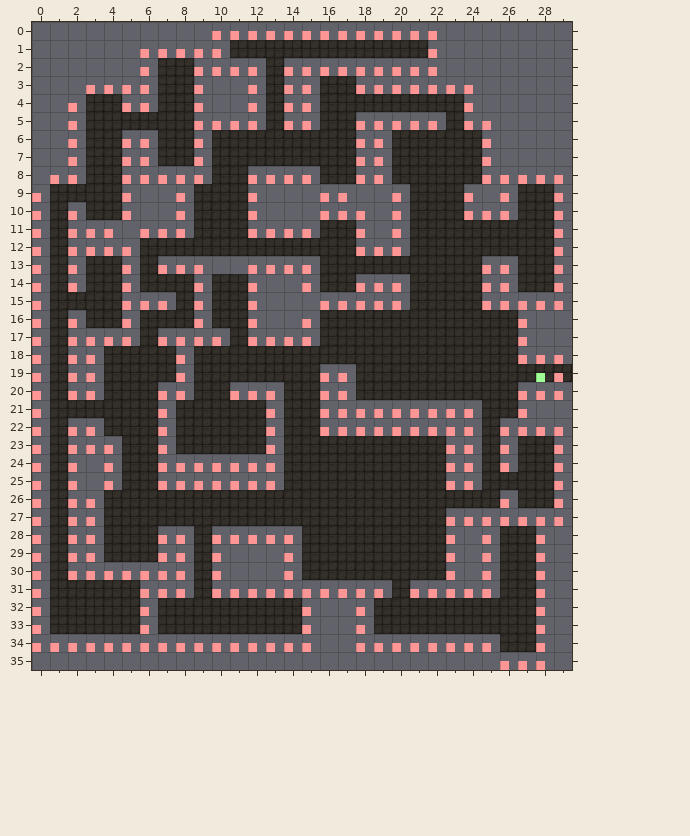
Level history. Tiled map: Output/Assets/Maps/mapDungeon.tmx. The first picture shows the starting point.
Cells are 64x64 px. Shown: x 0..29, y 0..35.
The same view after the edit:
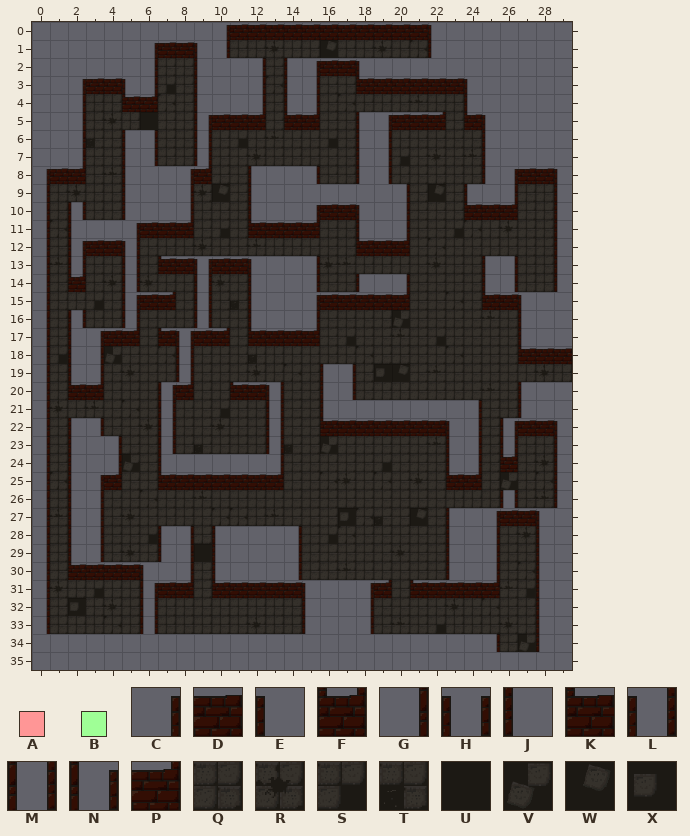
Key: from "MapMetaData": A 0, B 1; from "Muro de Bricks Rojos": C 0, D 1, E 2, F 3, G 4, H 5, J 6, K 7, L 8, M 9, N 10, P 11; from "Spritesheet suelos baldosas": Q 0, R 2, S 4, T 5, U 6, V 7, W 8, X 9.
_ is an empty cell.
Tiles of an added or newly shown layer are drawn over the layers below it.
Difference:
Layer "Suelo":
y 1: x 13 Q -> R; x 16 Q -> W; x 19 Q -> R
y 3: x 7 Q -> S
y 5: x 4 Q -> R; x 6 Q -> U
y 6: x 3 Q -> T; x 11 Q -> S; x 16 Q -> S
y 7: x 12 Q -> R; x 20 Q -> S; x 22 Q -> R
y 9: x 2 Q -> R; x 9..10 QQ -> RW; x 22 Q -> W
y 11: x 10 Q -> S; x 23 Q -> S; x 26 Q -> R
y 12: x 9 Q -> R
y 13: x 16 Q -> R; x 22 Q -> R
y 14: x 4 Q -> R; x 6 Q -> R; x 10 Q -> R
y 15: x 3 Q -> S; x 11 Q -> T
y 16: x 20 Q -> V
y 17: x 17 Q -> S; x 22 Q -> S
y 18: x 1 Q -> S; x 4 Q -> V; x 12 Q -> T
y 19: x 5 Q -> R; x 12 Q -> R; x 19..20 QQ -> XW; x 28 Q -> R
y 21: x 1 Q -> R; x 10 Q -> S
y 22: x 6 Q -> R; x 10 Q -> R
y 23: x 9 Q -> T; x 14 Q -> T; x 16 Q -> V
y 24: x 5 Q -> V; x 19 Q -> S; x 28 Q -> R
y 25: x 17 Q -> R; x 21 Q -> R; x 26 Q -> V
y 27: x 5 Q -> R; x 17 Q -> X; x 19 Q -> T; x 21 Q -> W
y 28: x 6 Q -> S; x 16 Q -> S; x 27 Q -> R
y 29: x 5 Q -> R; x 9 Q -> U; x 20 Q -> R
y 31: x 1 Q -> R; x 3 Q -> S; x 27 Q -> S
y 32: x 2 Q -> X; x 4 Q -> R; x 23 Q -> R
y 33: x 12 Q -> R; x 22 Q -> S; x 26 Q -> R
y 34: x 27 Q -> V
Layer "Capa de patrones 4" (added):
y 0: x 10..22 _____________ -> CDDDDDDDDDDDE
y 1: x 6..10 _____ -> CDDEG; x 22 _ -> J
y 2: x 6 _ -> G; x 9 _ -> J; x 12 _ -> G; x 14..18 _____ -> JCDDE
y 3: x 2..6 _____ -> CDDEG; x 9 _ -> J; x 12 _ -> G; x 14..15 __ -> JG; x 18..24 _______ -> KDDDDDE
y 4: x 2 _ -> G; x 5..6 __ -> KP; x 9 _ -> J; x 12 _ -> G; x 14..15 __ -> JG; x 24 _ -> J
y 5: x 2 _ -> G; x 9..12 ____ -> NDDP; x 14..15 __ -> KP; x 18..22 _____ -> JCDDP; x 24..25 __ -> KE
y 6..7: x 2 _ -> G; x 5..6 __ -> JG; x 9 _ -> M; x 18..19 __ -> JG; x 25 _ -> J
y 8: x 0..2 ___ -> CDP; x 5 _ -> J; x 8..9 __ -> CP; x 12 _ -> J; x 15 _ -> G; x 18..19 __ -> JG; x 25..29 _____ -> JCDDE
y 9: x 0 _ -> G; x 5 _ -> J; x 8 _ -> G; x 12 _ -> J; x 20 _ -> G; x 24 _ -> J; x 26 _ -> G; x 29 _ -> J
y 10: x 0 _ -> G; x 2 _ -> M; x 5 _ -> J; x 8 _ -> G; x 12 _ -> J; x 15..18 ____ -> CDDE; x 20 _ -> G; x 24..26 ___ -> KDP; x 29 _ -> J
y 11: x 0 _ -> G; x 2 _ -> J; x 5..8 ____ -> CDDP; x 12..15 ____ -> KDDP; x 18 _ -> J; x 20 _ -> G; x 29 _ -> J
y 12: x 0 _ -> G; x 2..5 ____ -> NDDL; x 18..20 ___ -> KDP; x 29 _ -> J
y 13: x 0 _ -> G; x 2 _ -> M; x 5 _ -> M; x 7..12 ______ -> KDHDDE; x 15 _ -> G; x 25..26 __ -> JG; x 29 _ -> J
y 14: x 0 _ -> G; x 2 _ -> F; x 5 _ -> M; x 9 _ -> M; x 12 _ -> J; x 15 _ -> G; x 18 _ -> J; x 20 _ -> G; x 25..26 __ -> JG; x 29 _ -> J
y 15: x 0 _ -> G; x 5..7 ___ -> NDP; x 9 _ -> M; x 12 _ -> J; x 15..20 ______ -> CDDDDP; x 25..27 ___ -> KDE
y 16: x 0 _ -> G; x 2 _ -> M; x 5 _ -> M; x 9 _ -> M; x 12 _ -> J; x 15 _ -> G; x 27 _ -> J
y 17: x 0 _ -> G; x 2..5 ____ -> JCDP; x 7..10 ____ -> KHDP; x 12..15 ____ -> KDDP; x 27 _ -> J
y 18: x 0 _ -> G; x 2..3 __ -> JG; x 8 _ -> M; x 27..29 ___ -> KDD
y 19: x 0 _ -> G; x 2..3 __ -> JG; x 8 _ -> M; x 16..17 __ -> JG
y 20: x 0 _ -> G; x 2..3 __ -> KP; x 7..8 __ -> NP; x 11..13 ___ -> KDL; x 16..17 __ -> JG; x 27 _ -> J
y 21: x 0 _ -> G; x 7 _ -> M; x 13 _ -> M; x 16 _ -> J; x 24 _ -> G; x 27 _ -> J
y 22: x 0 _ -> G; x 2..3 __ -> JG; x 7 _ -> M; x 13 _ -> M; x 16..24 _________ -> KDDDDDDEG; x 26..29 ____ -> NDDE
y 23: x 0 _ -> G; x 2 _ -> J; x 4 _ -> G; x 7 _ -> M; x 13 _ -> M; x 23..24 __ -> JG; x 26 _ -> M; x 29 _ -> J
y 24: x 0 _ -> G; x 2 _ -> J; x 4 _ -> G; x 7 _ -> J; x 13 _ -> G; x 23..24 __ -> JG; x 26 _ -> F; x 29 _ -> J
y 25: x 0 _ -> G; x 2..4 ___ -> JCP; x 7..13 _______ -> KDDDDDP; x 23..24 __ -> KP; x 29 _ -> J
y 26: x 0 _ -> G; x 2..3 __ -> JG; x 26 _ -> M; x 29 _ -> J
y 27: x 0 _ -> G; x 2..3 __ -> JG; x 23 _ -> J; x 25..28 ____ -> CDDE
y 28..29: x 0 _ -> G; x 2..3 __ -> JG; x 7..8 __ -> JG; x 10 _ -> J; x 14 _ -> G; x 23 _ -> J; x 25 _ -> G; x 28 _ -> J
y 30: x 0 _ -> G; x 2..6 _____ -> KDDDE; x 8 _ -> G; x 10 _ -> J; x 14 _ -> G; x 23 _ -> J; x 25 _ -> G; x 28 _ -> J
y 31: x 0 _ -> G; x 6..8 ___ -> NDP; x 10..15 ______ -> KDDDDE; x 18..19 __ -> CP; x 21..25 _____ -> KDDDP; x 28 _ -> J
y 32..33: x 0 _ -> G; x 6 _ -> M; x 15 _ -> J; x 18 _ -> G; x 28 _ -> J
y 34: x 25 _ -> G; x 28 _ -> J
Layer "Collider" (now hidden):
y 0: x 10..22 AAAAAAAAAAAAA -> _____________
y 1: x 6..10 AAAAA -> _____; x 22 A -> _
y 2: x 6 A -> _; x 9..12 AAAA -> ____; x 14..22 AAAAAAAAA -> _________
y 3: x 3..6 AAAA -> ____; x 9 A -> _; x 12 A -> _; x 14..15 AA -> __; x 18..24 AAAAAAA -> _______
y 4: x 2 A -> _; x 5..6 AA -> __; x 9 A -> _; x 12 A -> _; x 14..15 AA -> __; x 24 A -> _
y 5: x 2 A -> _; x 9..12 AAAA -> ____; x 14..15 AA -> __; x 18..22 AAAAA -> _____; x 24..25 AA -> __
y 6..7: x 2 A -> _; x 5..6 AA -> __; x 9 A -> _; x 18..19 AA -> __; x 25 A -> _
y 8: x 1..2 AA -> __; x 5..9 AAAAA -> _____; x 12..15 AAAA -> ____; x 18..19 AA -> __; x 25..29 AAAAA -> _____
y 9: x 0 A -> _; x 5 A -> _; x 8 A -> _; x 12 A -> _; x 16..17 AA -> __; x 20 A -> _; x 24 A -> _; x 26 A -> _; x 29 A -> _
y 10: x 0 A -> _; x 2 A -> _; x 5 A -> _; x 8 A -> _; x 12 A -> _; x 16..18 AAA -> ___; x 20 A -> _; x 24..26 AAA -> ___; x 29 A -> _
y 11: x 0 A -> _; x 2..4 AAA -> ___; x 6..8 AAA -> ___; x 12..15 AAAA -> ____; x 18 A -> _; x 20 A -> _; x 29 A -> _
y 12: x 0 A -> _; x 2..5 AAAA -> ____; x 18..20 AAA -> ___; x 29 A -> _
y 13: x 0 A -> _; x 2 A -> _; x 5 A -> _; x 7..9 AAA -> ___; x 12..15 AAAA -> ____; x 25..26 AA -> __; x 29 A -> _
y 14: x 0 A -> _; x 2 A -> _; x 5 A -> _; x 9 A -> _; x 12 A -> _; x 15 A -> _; x 18..20 AAA -> ___; x 25..26 AA -> __; x 29 A -> _
y 15: x 0 A -> _; x 5..7 AAA -> ___; x 9 A -> _; x 12 A -> _; x 16..20 AAAAA -> _____; x 25..29 AAAAA -> _____
y 16: x 0 A -> _; x 2 A -> _; x 5 A -> _; x 9 A -> _; x 12 A -> _; x 15 A -> _; x 27 A -> _
y 17: x 0 A -> _; x 2..5 AAAA -> ____; x 7..10 AAAA -> ____; x 12..15 AAAA -> ____; x 27 A -> _
y 18: x 0 A -> _; x 2..3 AA -> __; x 8 A -> _; x 27..29 AAA -> ___
y 19: x 0 A -> _; x 2..3 AA -> __; x 8 A -> _; x 16..17 AA -> __; x 28..29 BA -> __
y 20: x 0 A -> _; x 2..3 AA -> __; x 7..8 AA -> __; x 11..13 AAA -> ___; x 16..17 AA -> __; x 27..29 AAA -> ___
y 21: x 0 A -> _; x 7 A -> _; x 13 A -> _; x 16..24 AAAAAAAAA -> _________; x 27 A -> _
y 22: x 0 A -> _; x 2..3 AA -> __; x 7 A -> _; x 13 A -> _; x 16..24 AAAAAAAAA -> _________; x 26..29 AAAA -> ____
y 23: x 0 A -> _; x 2..4 AAA -> ___; x 7 A -> _; x 13 A -> _; x 23..24 AA -> __; x 26 A -> _; x 29 A -> _
y 24: x 0 A -> _; x 2 A -> _; x 4 A -> _; x 7..13 AAAAAAA -> _______; x 23..24 AA -> __; x 26 A -> _; x 29 A -> _
y 25: x 0 A -> _; x 2 A -> _; x 4 A -> _; x 7..13 AAAAAAA -> _______; x 23..24 AA -> __; x 29 A -> _
y 26: x 0 A -> _; x 2..3 AA -> __; x 26 A -> _; x 29 A -> _
y 27: x 0 A -> _; x 2..3 AA -> __; x 23..29 AAAAAAA -> _______
y 28: x 0 A -> _; x 2..3 AA -> __; x 7..8 AA -> __; x 10..14 AAAAA -> _____; x 23 A -> _; x 25 A -> _; x 28 A -> _
y 29: x 0 A -> _; x 2..3 AA -> __; x 7..8 AA -> __; x 10 A -> _; x 14 A -> _; x 23 A -> _; x 25 A -> _; x 28 A -> _
y 30: x 0 A -> _; x 2..8 AAAAAAA -> _______; x 10 A -> _; x 14 A -> _; x 23 A -> _; x 25 A -> _; x 28 A -> _
y 31: x 0 A -> _; x 6..8 AAA -> ___; x 10..19 AAAAAAAAAA -> __________; x 21..25 AAAAA -> _____; x 28 A -> _
y 32..33: x 0 A -> _; x 6 A -> _; x 15 A -> _; x 18 A -> _; x 28 A -> _
y 34: x 0..15 AAAAAAAAAAAAAAAA -> ________________; x 18..25 AAAAAAAA -> ________; x 28 A -> _
y 35: x 26..28 AAA -> ___
Changed places in both pictures, as pixel boxes (x1, y1, x2, y2):
changed: (32, 24, 572, 670)
